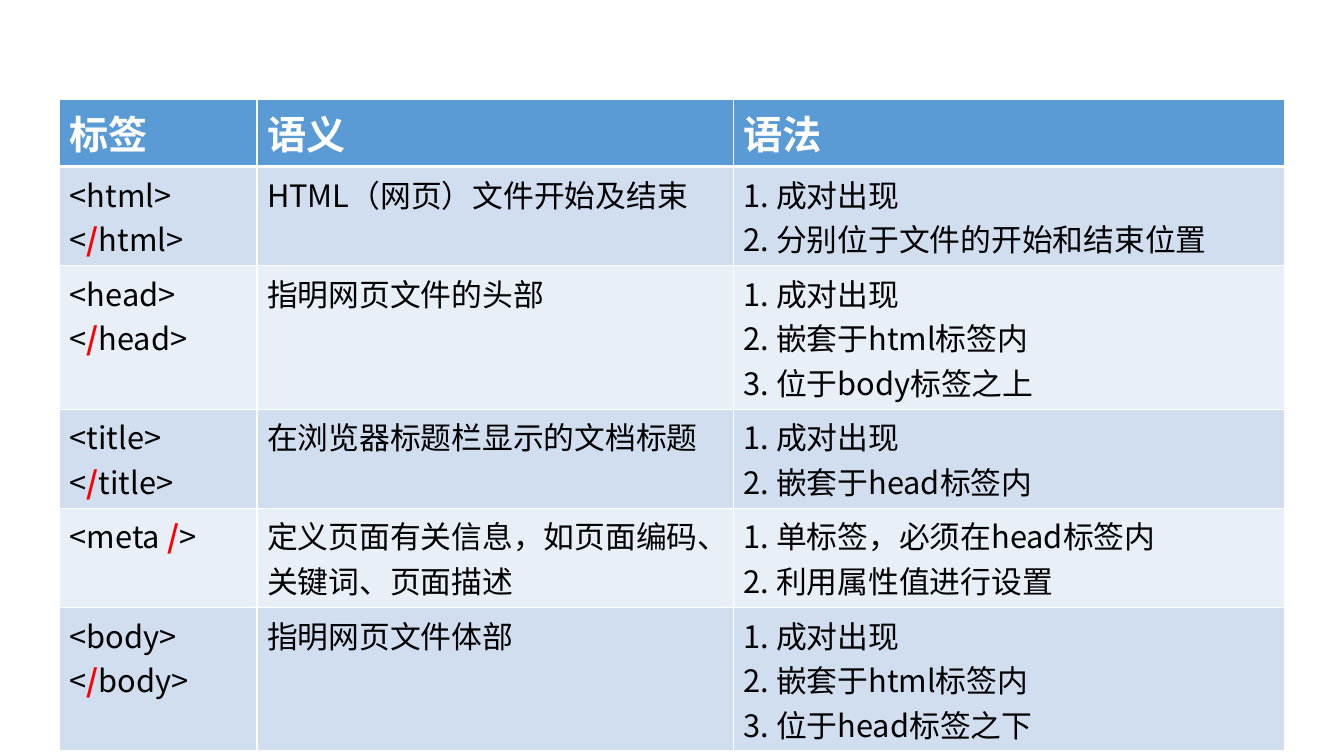
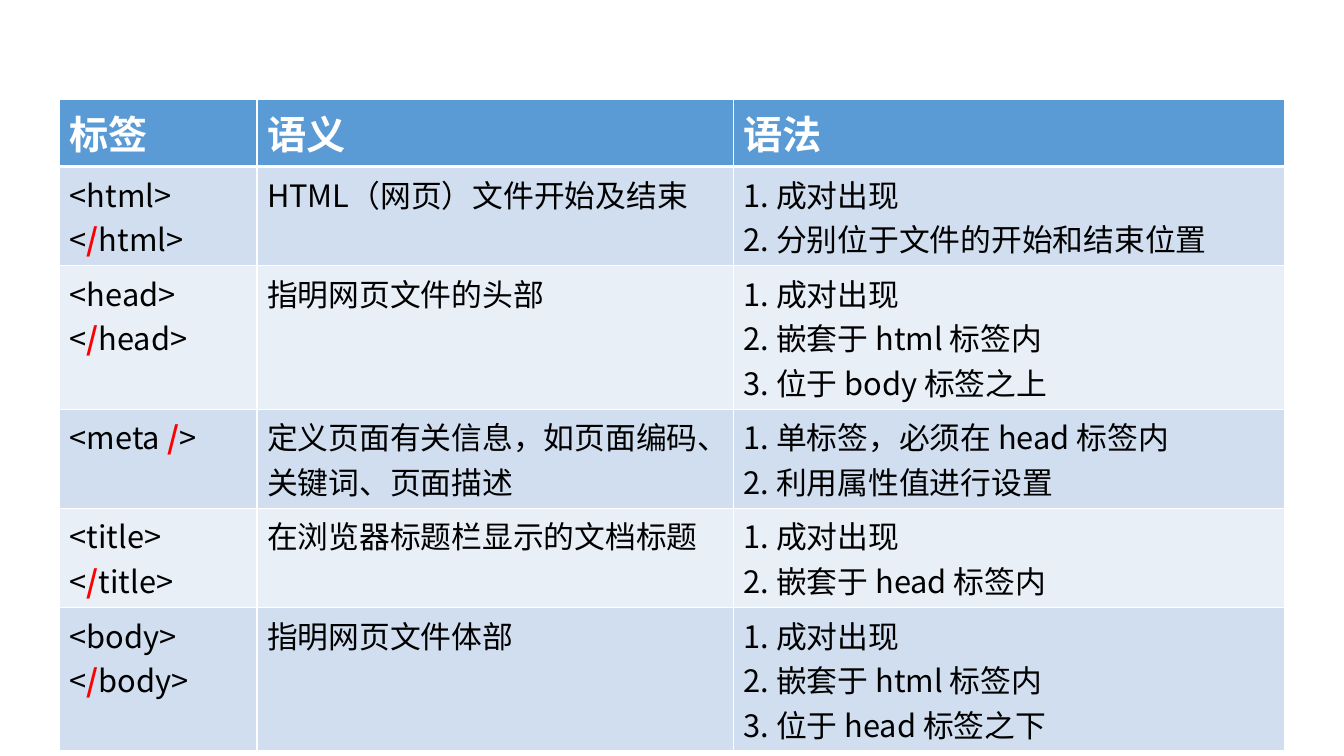
Before and after one commit to liujinmenghaoren/course-web1, a slide deck: slide 12 of materials/slides/ch02-htmlBasic1.pptx. Drawn at 1344x756 pixels with LibreOffice and Linux fonts; fonts in the diff are those of the drawing; background and template pictures are left out. Boxes give left, top, right and bottom in pixels: in the first picture for what was removed or moved away, otherwise in the second. Text is boxed around its words. In the diff, an @@ line names an element or a change of style, - is before the commit and + after.

```diff
--- a/materials/slides/ch02-htmlBasic1.pptx
+++ b/materials/slides/ch02-htmlBasic1.pptx
@@ table at <box>59,100,1285,456</box> @@
-row 3, column 3: 1. 成对出现 / 2. 嵌套于html标签内 / 3. 位于body标签之上
+row 3, column 3: 1. 成对出现 / 2. 嵌套于 html 标签内 / 3. 位于 body 标签之上
@@ table at <box>59,100,1285,744</box> @@
-row 3, column 3: 1. 成对出现 / 2. 嵌套于html标签内 / 3. 位于body标签之上
+row 3, column 3: 1. 成对出现 / 2. 嵌套于 html 标签内 / 3. 位于 body 标签之上
-row 4: <title> / </title> | 在浏览器标题栏显示的文档标题 | 1. 成对出现 / 2. 嵌套于head标签内
+row 4: <meta /> | 定义页面有关信息，如页面编码、关键词、页面描述 | 1. 单标签，必须在 head 标签内 / 2. 利用属性值进行设置
-row 5: <meta /> | 定义页面有关信息，如页面编码、关键词、页面描述 | 1. 单标签，必须在head标签内 / 2. 利用属性值进行设置
+row 5: <title> / </title> | 在浏览器标题栏显示的文档标题 | 1. 成对出现 / 2. 嵌套于 head 标签内
-row 6, column 3: 1. 成对出现 / 2. 嵌套于html标签内 / 3. 位于head标签之下
+row 6, column 3: 1. 成对出现 / 2. 嵌套于 html 标签内 / 3. 位于 head 标签之下
@@ table at <box>59,100,1285,744</box> @@
-row 3, column 3: 1. 成对出现 / 2. 嵌套于html标签内 / 3. 位于body标签之上
+row 3, column 3: 1. 成对出现 / 2. 嵌套于 html 标签内 / 3. 位于 body 标签之上
-row 4: <title> / </title> | 在浏览器标题栏显示的文档标题 | 1. 成对出现 / 2. 嵌套于head标签内
+row 4: <meta /> | 定义页面有关信息，如页面编码、关键词、页面描述 | 1. 单标签，必须在 head 标签内 / 2. 利用属性值进行设置
-row 5: <meta /> | 定义页面有关信息，如页面编码、关键词、页面描述 | 1. 单标签，必须在head标签内 / 2. 利用属性值进行设置
+row 5: <title> / </title> | 在浏览器标题栏显示的文档标题 | 1. 成对出现 / 2. 嵌套于 head 标签内
@@ table at <box>59,100,1285,744</box> @@
-row 3, column 3: 1. 成对出现 / 2. 嵌套于html标签内 / 3. 位于body标签之上
+row 3, column 3: 1. 成对出现 / 2. 嵌套于 html 标签内 / 3. 位于 body 标签之上
-row 4: <title> / </title> | 在浏览器标题栏显示的文档标题 | 1. 成对出现 / 2. 嵌套于head标签内
+row 4: <meta /> | 定义页面有关信息，如页面编码、关键词、页面描述 | 1. 单标签，必须在 head 标签内 / 2. 利用属性值进行设置
```
Also in this commit, not shown: 30 other slides changed, 1 slide removed, 31 other files.
